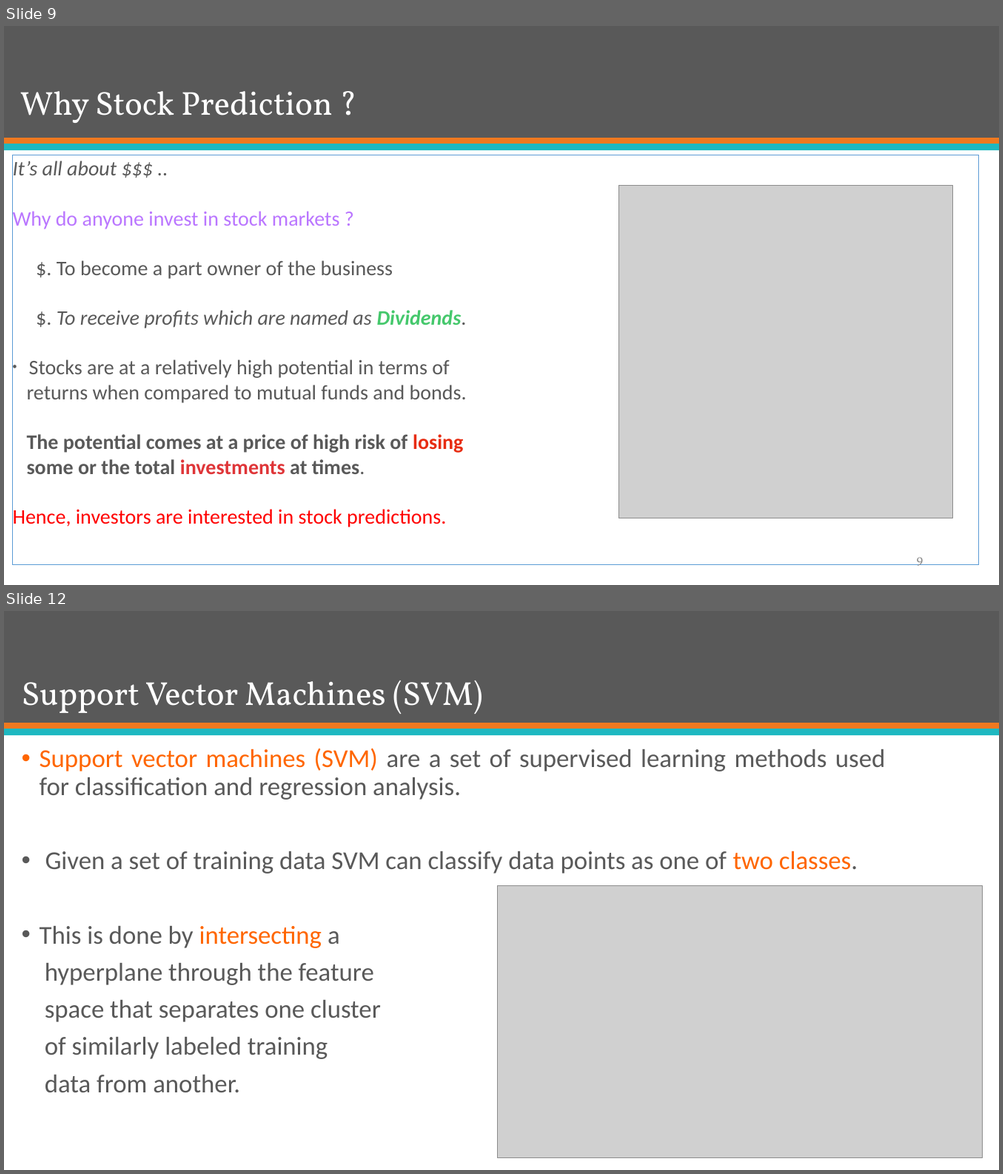
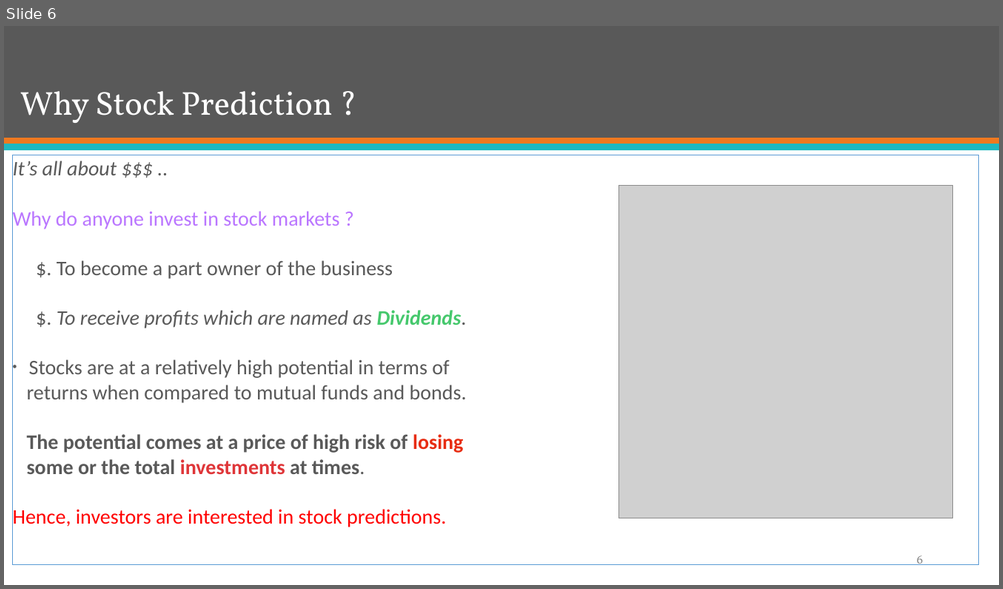
Before and after one commit to mJaiswal/Stock-Market-Prediction-Project, a slide deck: All Documentation/Presentations/Group 13 - ECE 568 - Final Project Preliminary Presentation.pptx. Shown one above the other, each under a label of ours: slides 9 and 12 before the commit, slide 6 after it; the slides between them are not shown. The pictures are 1003x1174 and 1003x589 pixels, drawn with LibreOffice and Linux fonts; fonts in the diff are those of the drawing; grey boxes stand for pictures. Boxes give left, top, right and bottom in pixels: in the first picture for what was removed or moved away, otherwise in the second. Text is boxed around its words. In the diff, an @@ line names an element or a change of style, - is before the commit and + after.

```diff
--- a/All Documentation/Presentations/Group 13 - ECE 568 - Final Project Preliminary Presentation.pptx
+++ b/All Documentation/Presentations/Group 13 - ECE 568 - Final Project Preliminary Presentation.pptx
@@ slide 12 removed at [4,611,999,1170], background #FFFFFF; not listed: 3 template elements that a slide beside it also shows @@
@@ title removed at [22,681,483,714] @@
-Support Vector Machines (SVM)
@@ text removed at [40,748,885,1093] @@
-• Support vector machines (SVM) are a set of supervised learning methods used for classification and regression analysis.
-• Given a set of training data SVM can classify data points as one of two classes.
-• This is done by intersecting a
-hyperplane through the feature
-space that separates one cluster
-of similarly labeled training
-data from another.
@@ picture removed at [497,886,982,1159] @@
@@ what was slide 9 is now slide 6 @@
@@ page number at [916,556,922,565]: text changed @@
-9
+6
```
Also in this commit, not shown: 9 slides changed, 2 slides added, 10 other slides removed, 1 other file.
